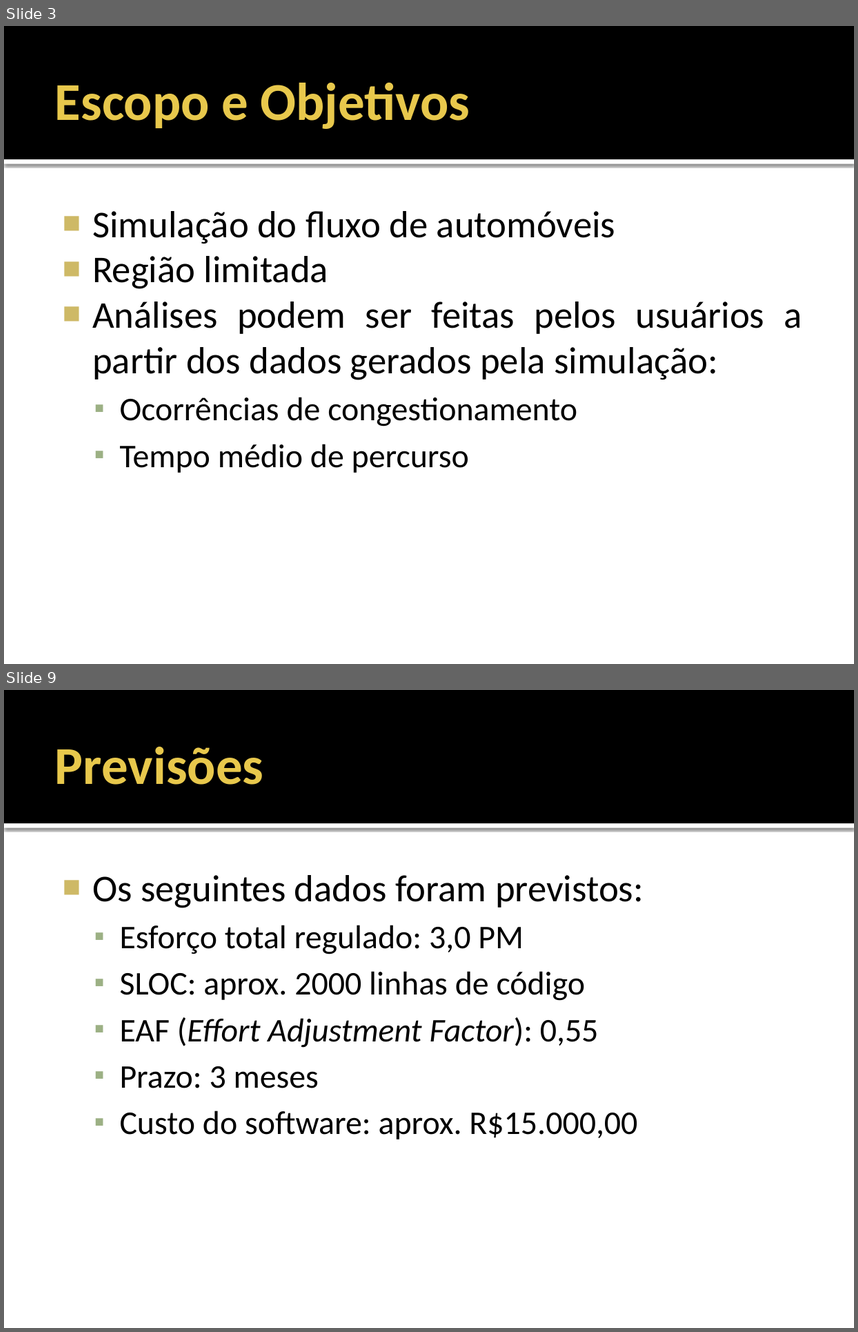
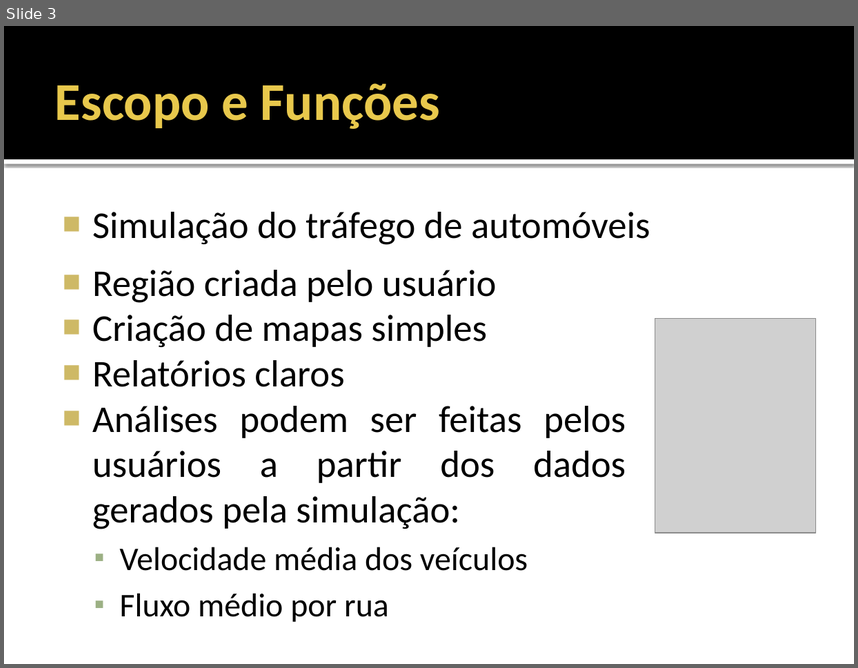
Before and after one commit to fchirigati/rota, a slide deck: Documentação/Especificação de Requisitos de Software/Apresentação.pptx. Shown one above the other, each under a label of ours: slides 3 and 9 before the commit, slide 3 after it; the slides between them are not shown. The pictures are 858x1332 and 858x668 pixels, drawn with LibreOffice and Linux fonts; fonts in the diff are those of the drawing; grey boxes stand for pictures. Boxes give left, top, right and bottom in pixels: in the first picture for what was removed or moved away, otherwise in the second. Text is boxed around its words. In the diff, an @@ line names an element or a change of style, - is before the commit and + after.

```diff
--- a/Documentação/Especificação de Requisitos de Software/Apresentação.pptx
+++ b/Documentação/Especificação de Requisitos de Software/Apresentação.pptx
@@ slide 9 removed at box(4, 690, 854, 1328), background #FFFFFF; not listed: 2 template elements that a slide beside it also shows @@
@@ title removed at box(55, 747, 264, 785) @@
-Previsões
@@ text removed at box(92, 875, 644, 1139) @@
-■ Os seguintes dados foram previstos:
-  ▪ Esforço total regulado: 3,0 PM
-  ▪ SLOC: aprox. 2000 linhas de código
-  ▪ EAF (Effort Adjustment Factor): 0,55
-  ▪ Prazo: 3 meses
-  ▪ Custo do software: aprox. R$15.000,00
@@ slide 3 changed as well @@
@@ title at box(55, 83, 440, 129): text changed @@
-Escopo e Objetivos
+Escopo e Funções
@@ text "Região criada pelo usuário": place and size @@
-text "Região criada pelo usuário" at box(92, 211, 802, 472)
+text "Região criada pelo usuário" at box(92, 270, 626, 621)
@@ text added at box(92, 212, 651, 245), 32 pt, text #000000 @@
+■ Simulação do tráfego de automóveis
@@ text at box(92, 270, 497, 387): text changed @@
-■ Simulação do fluxo de automóveis
-■ Região limitada
+■ Região criada pelo usuário
+■ Criação de mapas simples
+■ Relatórios claros
@@ picture added at box(655, 319, 816, 532) @@
@@ text at box(120, 546, 528, 621): text changed @@
-  ▪ Ocorrências de congestionamento
-  ▪ Tempo médio de percurso
+  ▪ Velocidade média dos veículos
+  ▪ Fluxo médio por rua
```
Also in this commit, not shown: 4 other slides changed, 6 slides added, 9 other slides removed.
